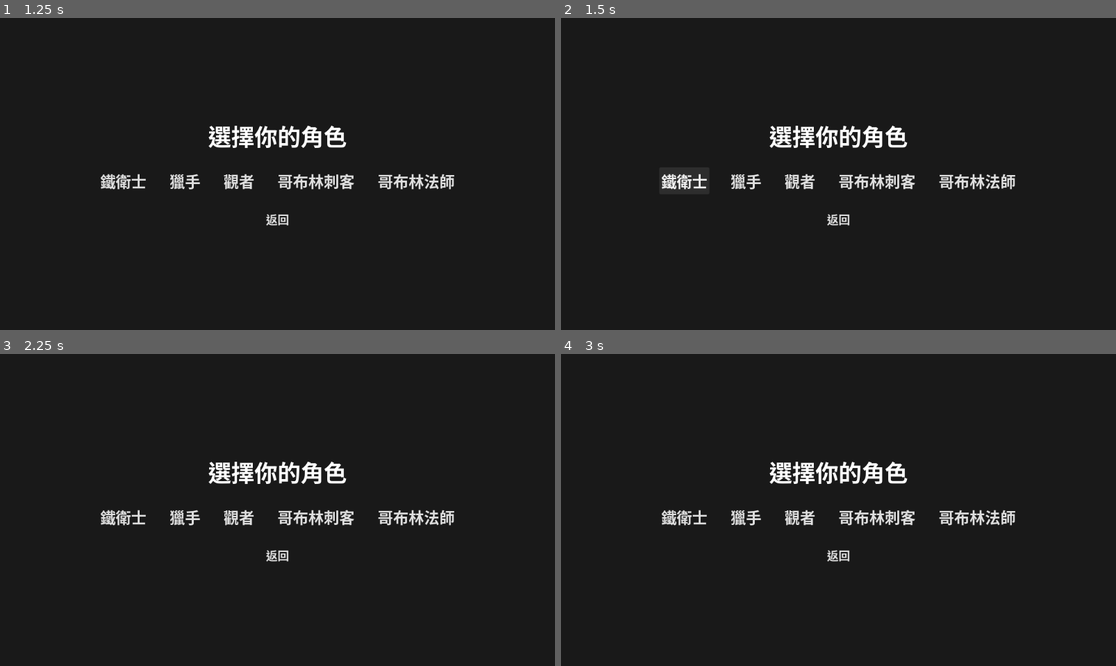
Above: before the commit, frames 1-4 (two rows, left to right).
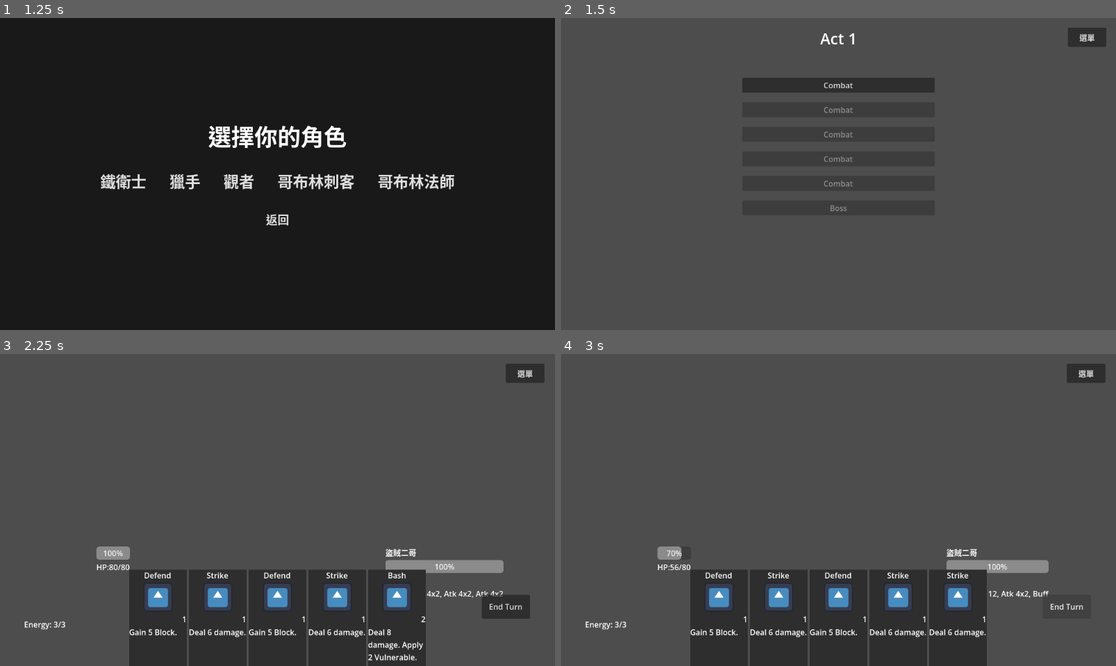
Above: after the commit, the same moments.

Repository: kokonao-ts/EscapeFromDungeon
Game: Godot game, scene res://src/ui/main_menu/MainMenu.tscn
Same seed, same stepped clock (60 frames per second), same inputs: the game is played once before the commit and once after it.
Inputs (mouse positions are in pixels of both pictures, inside the frame that each line leads up to):
- Up to frame 1 (1.25 s): click "新遊戲" at 0.5 s
- Up to frame 2 (1.5 s): click "鐵衛士" at 1.25 s
- Up to frame 3 (2.25 s): click (277, 422) at 2 s, where only the run after the commit has a clickable "Combat"
- Up to frame 4 (3 s): click (1066, 606) at 2.75 s, where only the run after the commit has a clickable "End Turn"

Frame 1 is identical in both runs. In frame 2, 98% of the frame differs, in the area x 0-100%, y 0-100%; in frame 3, 86%; in frame 4, 87%.
Error before the commit: Invalid access to property or key 'CharacterClass' on a base object of type 'Node (RunManager.gd)'. (res://src/ui/CharacterSelection.gd:4)

Commit message:
Implement card classification and enhanced body-swapping deck logic.
- Added 'is_technique' and 'is_goblin_special' to CardResource.
- Refactored RunManager to use a unified Body system and persistent 'fixed_cards'.
- Implemented class-specific filtering for Technique cards during body swaps.
- Enhanced DeckManager to handle combat deck synchronization and discard pile recycling during swaps.
- Updated call sites to use CardResource.CharacterClass.

Co-authored-by: kokonao-ts <218340163+kokonao-ts@users.noreply.github.com>

Diff:
--- a/src/combat/CombatManager.gd
+++ b/src/combat/CombatManager.gd
@@ -178,7 +178,7 @@
 			deck_manager.discard_card(card)
 
 		# Possession mechanic for Goblin Assassin
-		if RunManager.character_class == RunManager.CharacterClass.GOBLIN_ASSASSIN:
+		if RunManager.character_class == CardResource.CharacterClass.GOBLIN_ASSASSIN:
 			if card.card_id == "execute_knife" and target and not target.is_alive():
 				if target is Enemy and target.enemy_resource:
 					print("Possessing %s!" % target.enemy_resource.enemy_name)
@@ -191,7 +191,7 @@
 					player.update_ui()
 
 		# Body Swap mechanic for Goblin Mage
-		if RunManager.character_class == RunManager.CharacterClass.GOBLIN_MAGE:
+		if RunManager.character_class == CardResource.CharacterClass.GOBLIN_MAGE:
 			if card.card_id == "body_swap" and target:
 				var hp_threshold = player.stats.max_hp * 0.25
 				if player.stats.hp <= hp_threshold:
@@ -225,8 +225,8 @@
 		deck_manager.discard_hand()
 
 		if player.stats.hp <= 0:
-			var is_goblin = RunManager.character_class == RunManager.CharacterClass.GOBLIN_ASSASSIN or \
-							RunManager.character_class == RunManager.CharacterClass.GOBLIN_MAGE
+			var is_goblin = RunManager.character_class == CardResource.CharacterClass.GOBLIN_ASSASSIN or \
+							RunManager.character_class == CardResource.CharacterClass.GOBLIN_MAGE
 			if is_goblin:
 				if RunManager.revert_to_core():
 					print("Body died! Reverting to core...")
@@ -273,8 +273,8 @@
 			enemy.update_ui()
 
 	if player.stats.hp <= 0:
-		var is_goblin = RunManager.character_class == RunManager.CharacterClass.GOBLIN_ASSASSIN or \
-						RunManager.character_class == RunManager.CharacterClass.GOBLIN_MAGE
+		var is_goblin = RunManager.character_class == CardResource.CharacterClass.GOBLIN_ASSASSIN or \
+						RunManager.character_class == CardResource.CharacterClass.GOBLIN_MAGE
 		if is_goblin:
 			if RunManager.revert_to_core():
 				print("Body died! Reverting to core...")
--- a/src/common/RunManager.gd
+++ b/src/common/RunManager.gd
@@ -315,7 +315,10 @@
 			continue
 
 		# Filter techniques by body class
+		var is_goblin_body = body.character_class == CardResource.CharacterClass.GOBLIN_ASSASSIN or body.character_class == CardResource.CharacterClass.GOBLIN_MAGE
 		if card.character_class == body.character_class or card.character_class == CardResource.CharacterClass.NEUTRAL:
+			deck.append(card)
+		elif is_goblin_body and card.character_class == CardResource.CharacterClass.GOBLIN_SHARED:
 			deck.append(card)
 
 	for c in body.deck:
--- a/src/ui/CharacterSelection.gd
+++ b/src/ui/CharacterSelection.gd
@@ -1,23 +1,23 @@
 extends Control
 
 func _on_ironclad_pressed():
-	RunManager.initialize_run(RunManager.CharacterClass.IRONCLAD)
+	RunManager.initialize_run(CardResource.CharacterClass.IRONCLAD)
 	get_tree().change_scene_to_file("res://src/map/MapRoom.tscn")
 
 func _on_silent_pressed():
-	RunManager.initialize_run(RunManager.CharacterClass.SILENT)
+	RunManager.initialize_run(CardResource.CharacterClass.SILENT)
 	get_tree().change_scene_to_file("res://src/map/MapRoom.tscn")
 
 func _on_watcher_pressed():
-	RunManager.initialize_run(RunManager.CharacterClass.WATCHER)
+	RunManager.initialize_run(CardResource.CharacterClass.WATCHER)
 	get_tree().change_scene_to_file("res://src/map/MapRoom.tscn")
 
 func _on_goblin_assassin_pressed():
-	RunManager.initialize_run(RunManager.CharacterClass.GOBLIN_ASSASSIN)
+	RunManager.initialize_run(CardResource.CharacterClass.GOBLIN_ASSASSIN)
 	get_tree().change_scene_to_file("res://src/map/MapRoom.tscn")
 
 func _on_goblin_mage_pressed():
-	RunManager.initialize_run(RunManager.CharacterClass.GOBLIN_MAGE)
+	RunManager.initialize_run(CardResource.CharacterClass.GOBLIN_MAGE)
 	get_tree().change_scene_to_file("res://src/map/MapRoom.tscn")
 
 func _on_back_pressed():
